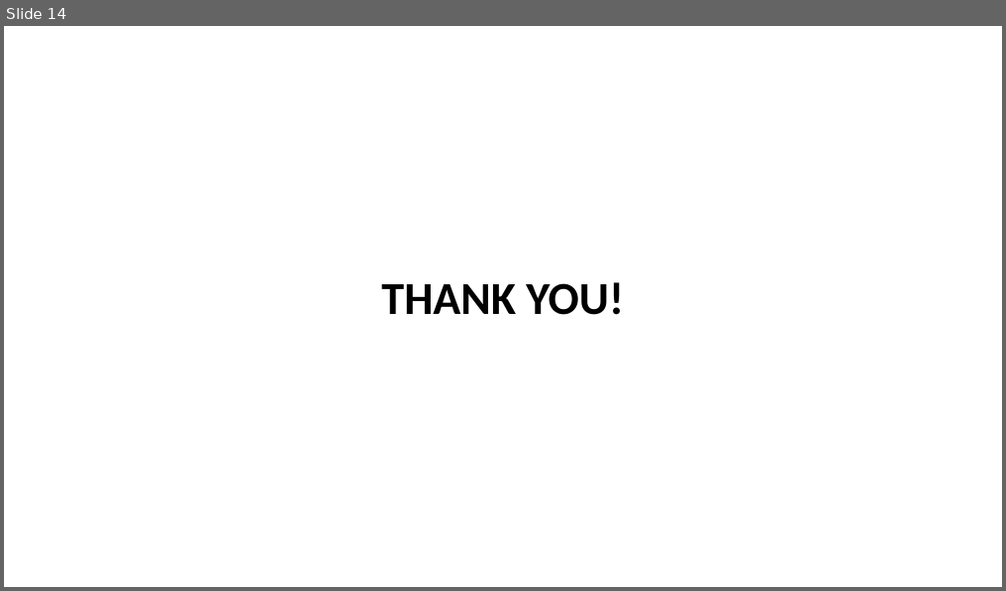
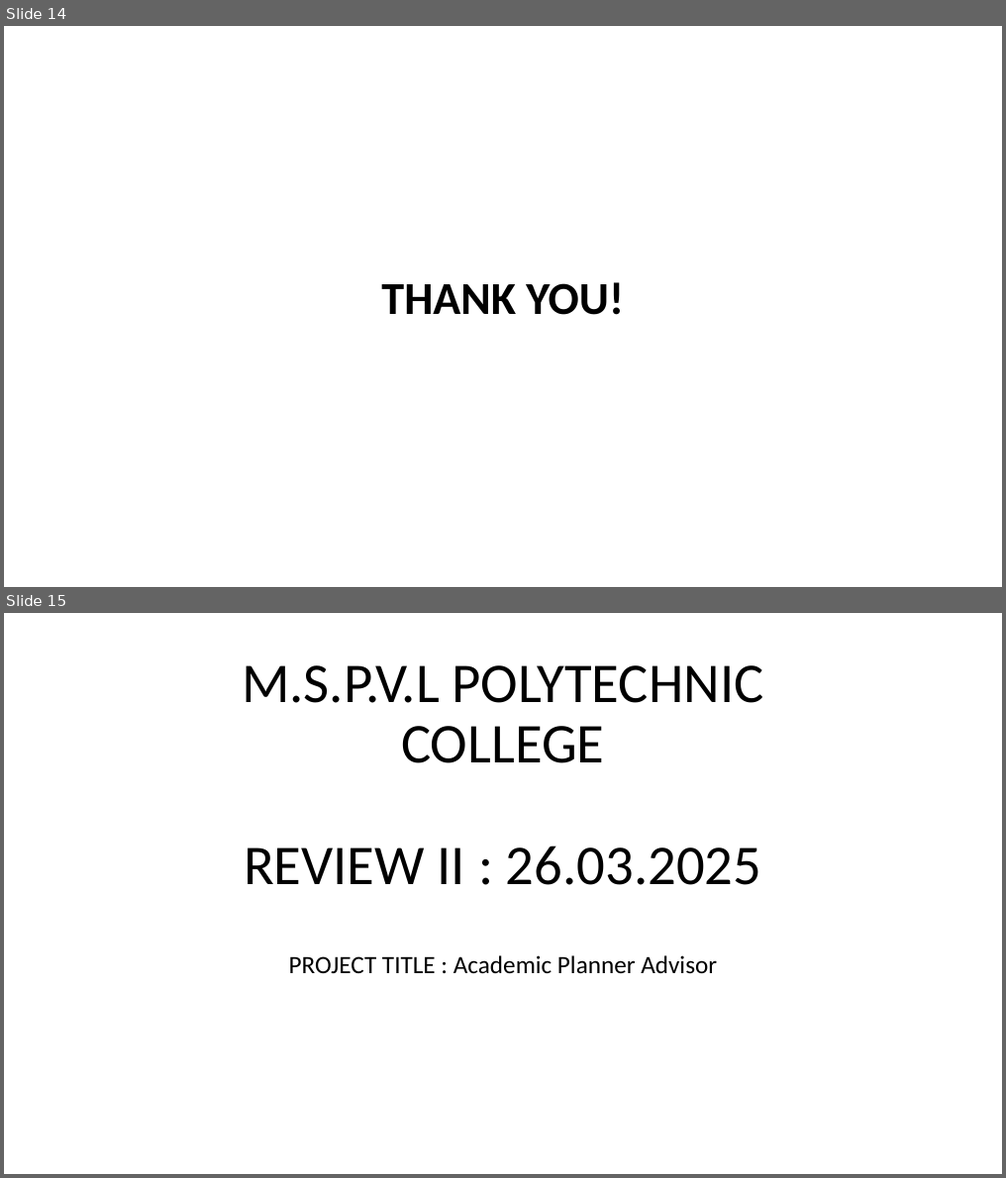
Before and after one commit to MSPVLPolytechnicCollege/Academic-Planner, a slide deck: review I.pptx. Shown one above the other, each under a label of ours: slide 14 before the commit, slides 14 and 15 after it. The pictures are 1006x591 and 1006x1178 pixels, drawn with LibreOffice and Linux fonts; fonts in the diff are those of the drawing. Boxes give left, top, right and bottom in pixels: in the first picture for what was removed or moved away, otherwise in the second. Text is boxed around its words. In the diff, an @@ line names an element or a change of style, - is before the commit and + after.

```diff
--- a/review I.pptx
+++ b/review I.pptx
@@ slide 15 added at (4,613,1002,1174), background #FFFFFF @@
@@ title added at (242,665,764,885), 54 pt, text #000000 @@
+M.S.P.V.L POLYTECHNIC COLLEGE
+REVIEW II : 26.03.2025
@@ subtitle added at (289,956,717,973), 24 pt, text #000000 @@
+PROJECT TITLE : Academic Planner Advisor
```
Also in this commit, not shown: 1 slide changed, 13 other slides added, 1 slide removed.
